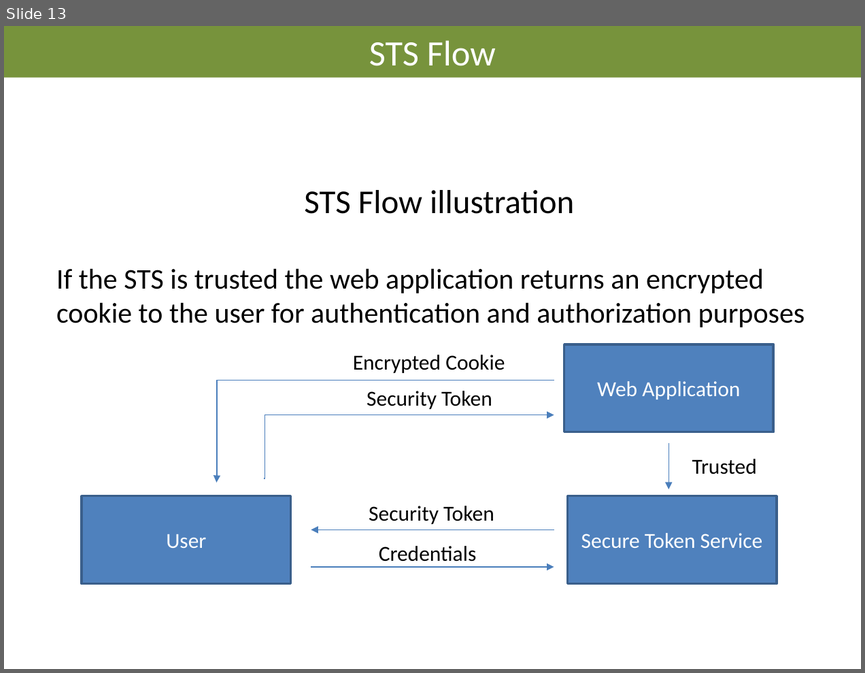
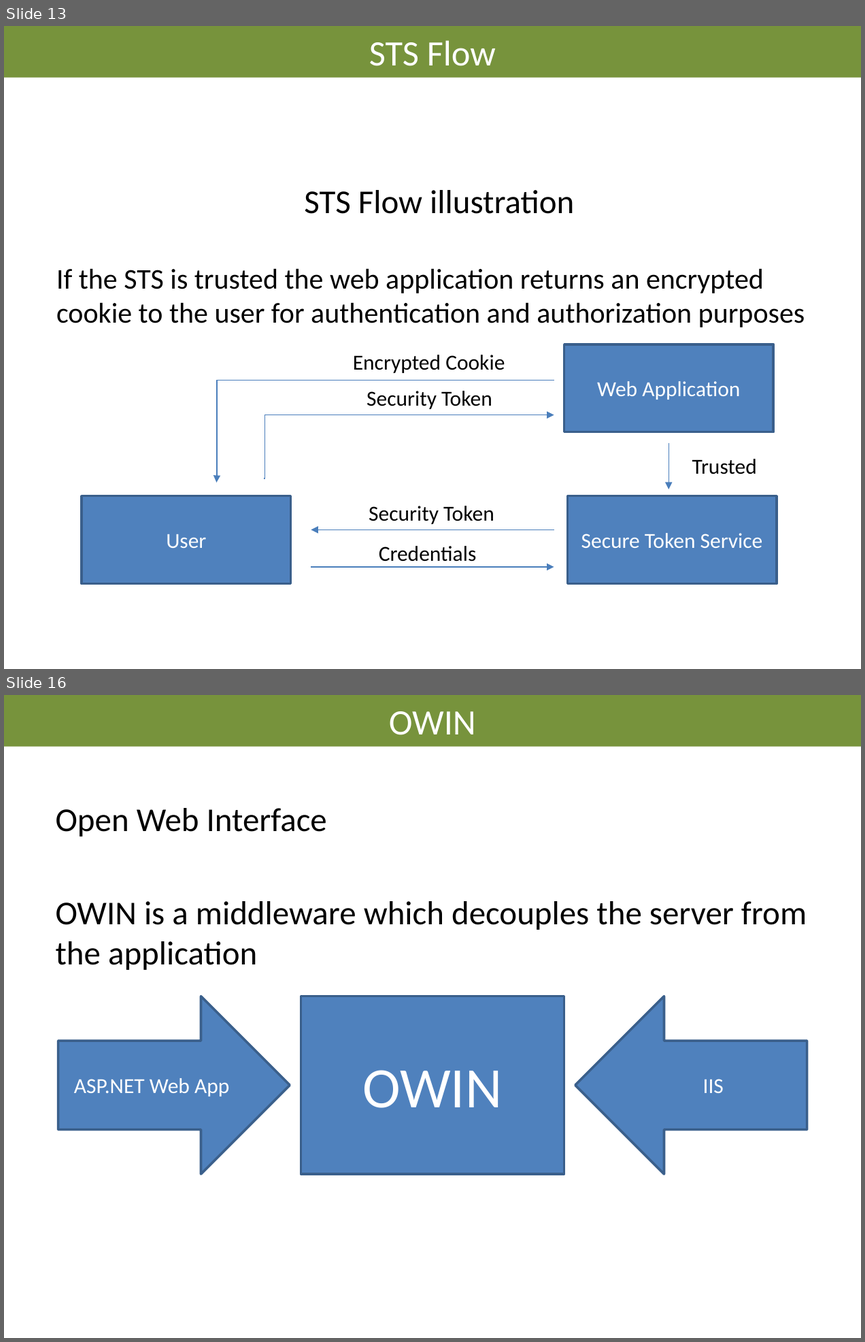
Before and after one commit to AndreasElffors/IdentityTemplate, a slide deck: Documents/Identity-Theory.pptx. Shown one above the other, each under a label of ours: slide 13 before the commit, slides 13 and 16 after it; the slides between them are not shown. The pictures are 865x673 and 865x1342 pixels, drawn with LibreOffice and Linux fonts; fonts in the diff are those of the drawing; background and template pictures are left out. Boxes give left, top, right and bottom in pixels: in the first picture for what was removed or moved away, otherwise in the second. Text is boxed around its words. In the diff, an @@ line names an element or a change of style, - is before the commit and + after.

```diff
--- a/Documents/Identity-Theory.pptx
+++ b/Documents/Identity-Theory.pptx
@@ slide 16 added at [4, 695, 861, 1338], background #FFFFFF @@
@@ title added at [4, 695, 861, 747], fill #77933C, 30 pt, text #FFFFFF @@
+OWIN
@@ text added at [56, 808, 806, 970], 28 pt, text #000000 @@
+Open Web Interface
+OWIN is a middleware which decouples the server from the application
@@ right arrow added at [58, 996, 290, 1173], fill #4F81BD, outline #3A5F8C 2 pt, 18 pt, text #FFFFFF @@
+ASP.NET Web App
@@ rectangle added at [300, 996, 564, 1173], fill #4F81BD, outline #3A5F8C 2 pt, 48 pt, text #FFFFFF @@
+OWIN
@@ left arrow added at [575, 996, 807, 1173], fill #4F81BD, outline #3A5F8C 2 pt, 18 pt, text #FFFFFF @@
+IIS
```
Also in this commit, not shown: 2 other slides added, 1 other file.
